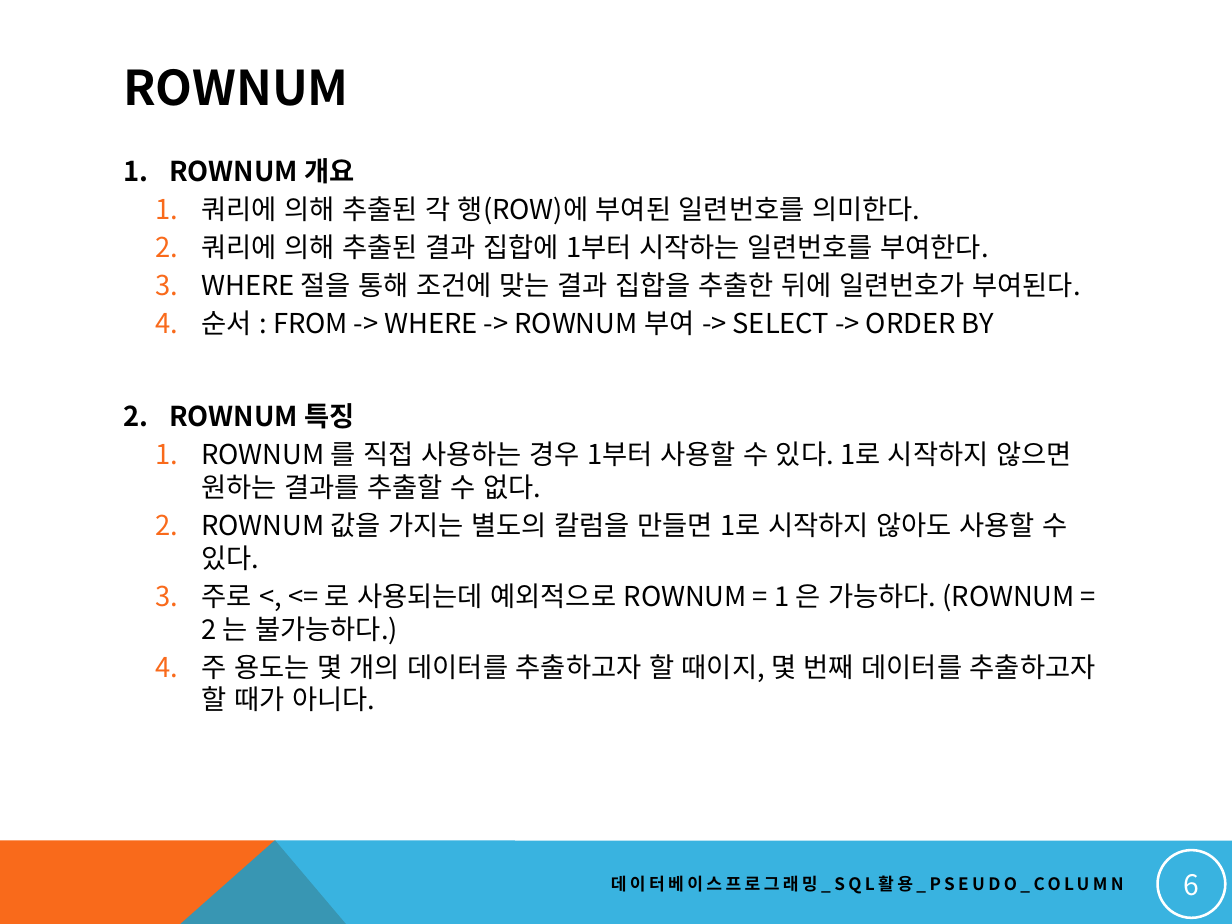
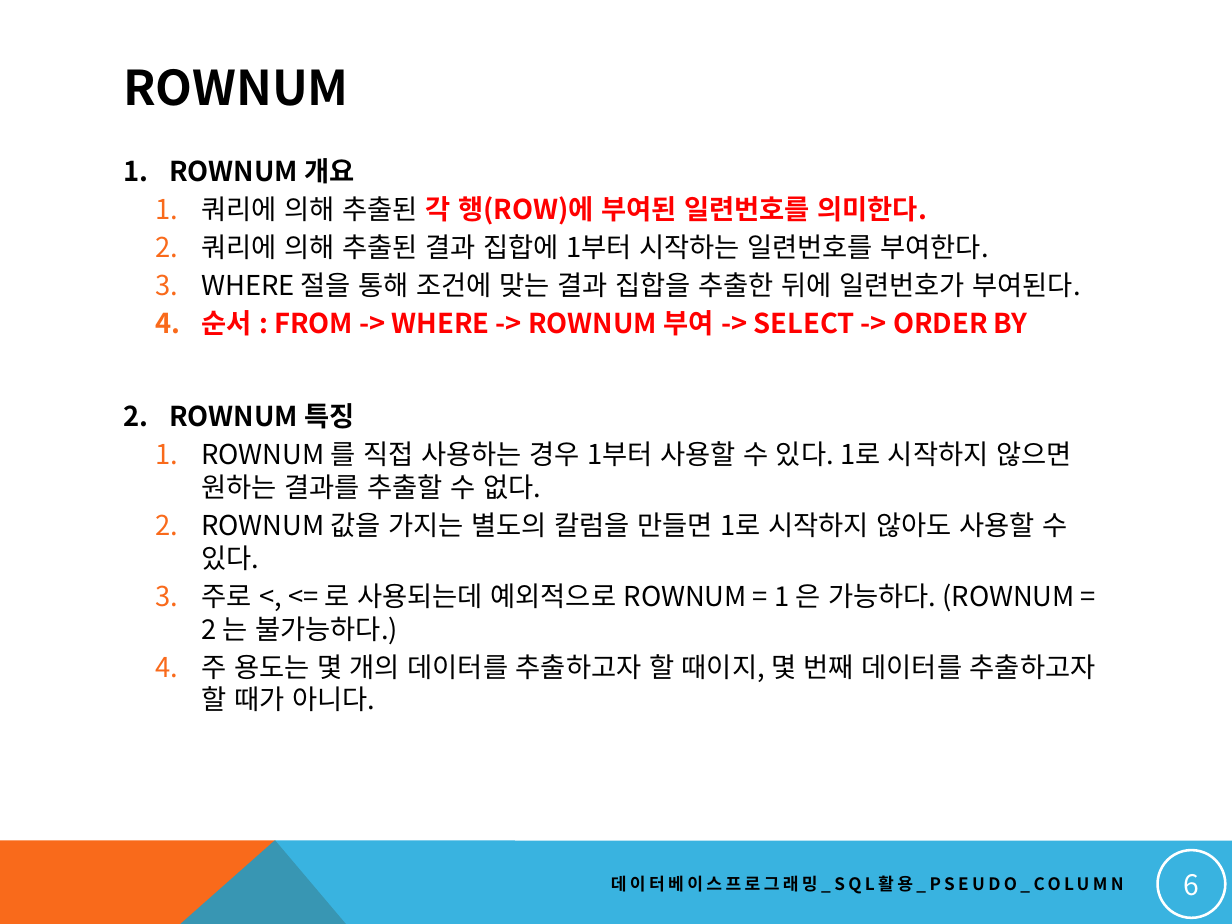
Before and after one commit to soeun1365/dbstudy, a slide deck: slide 6 of NEW_DBMS교안/20. 고급 SQL 작성하기_PSEUDO_COLUMN.pptx. Drawn at 1232x924 pixels with LibreOffice and Linux fonts; fonts in the diff are those of the drawing. Boxes give left, top, right and bottom in pixels: in the first picture for what was removed or moved away, otherwise in the second. Text is boxed around its words. In the diff, an @@ line names an element or a change of style, - is before the commit and + after.

```diff
--- a/NEW_DBMS교안/20. 고급 SQL 작성하기_PSEUDO_COLUMN.pptx
+++ b/NEW_DBMS교안/20. 고급 SQL 작성하기_PSEUDO_COLUMN.pptx
@@ text at <box>201,196,1028,336</box>: text colour #000000 to #FF0000, bold on in "각 행(ROW)에 부여된 일련번호를 의미한다.", "순서 : FROM -> WHERE -> ROWNUM ..." @@
```
Also in this commit, not shown: 4 other slides changed, 12 other files.
